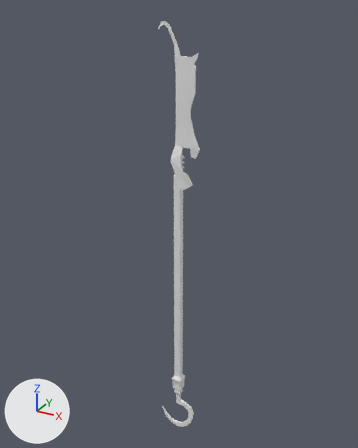
The Blender file AssetsForImport/WeaponProps.blend: old version first, new version second.
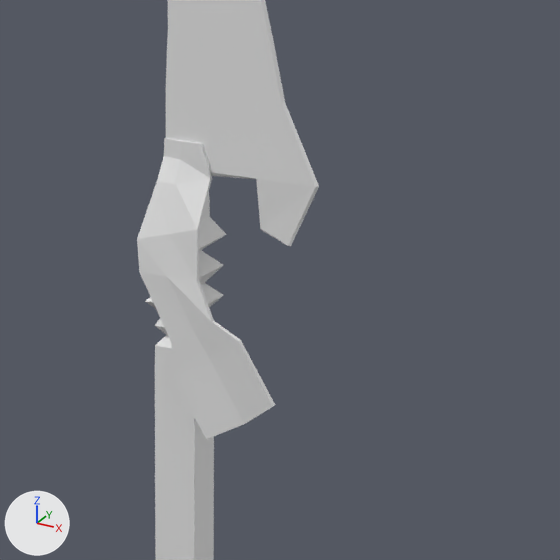
Old and new are each drawn whole from a camera (50 mm lens) standing at (7.16, -12.97, 5.89) and looking at (-0.21, 0.42, -0.81) and again close up on the part from 42% to 67% of the width and 27% to 47% of the height. The lights are fixed; the arrows at lower left show +X, +Y and +Z.

Script lines for the objects in view, before the commit:
```python
me_plane = bpy.data.meshes.new('Plane')
me_plane.from_pydata(...)  # 390 vertices, 388 faces; spans x -0.74..0.74, y -3.82..11.01, z -0.19..0.19
me_plane.materials.append(mat_material)  # its picture is missing
me_plane_001 = bpy.data.meshes.new('Plane.001')
me_plane_001.from_pydata(...)  # 24 vertices, 14 faces; spans x -0.175..0.611, y -0.417..1.054, z -0.205..-0.019
me_plane_001.materials.append(mat_material)  # its picture is missing
ob_plane = bpy.data.objects.new('Plane', me_plane)
ob_plane.location = (0.0, 0.0, 1.698)
ob_plane.rotation_euler = (-1.571, 0.0, 0.0)  # degrees (-90, 0, 0)
ob_plane_001 = bpy.data.objects.new('Plane.001', me_plane_001)
ob_plane_001.location = (0.0, 0.0, 1.698)
ob_plane_001.rotation_euler = (-1.571, 0.0, 0.0)  # degrees (-90, 0, 0)
_m = ob_plane_001.modifiers.new('Solidify', 'SOLIDIFY')
_m.thickness = 0.02
_m.offset = 1.0
```
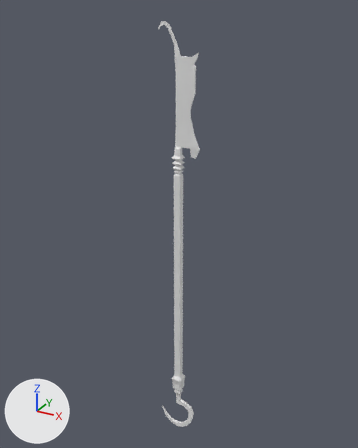
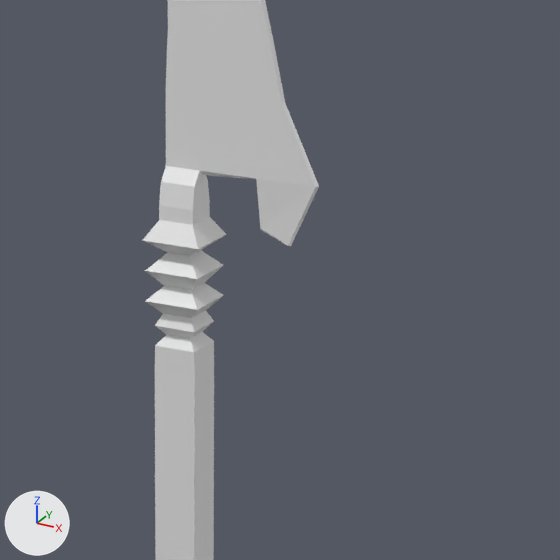
Where the change shows, as pixel boxes (x1, y1, x2, y2) in the close-ups (560 x 560 px):
'Plane.001', hidden: before (137, 138, 275, 440)

Patch to the scene script:
```diff
--- a/AssetsForImport/WeaponProps.blend.py
+++ b/AssetsForImport/WeaponProps.blend.py
@@ ob_plane_001 @@
 _m = ob_plane_001.modifiers.new('Solidify', 'SOLIDIFY')
 _m.offset = 1.0
+ob_plane_001.hide_set(True)
```
